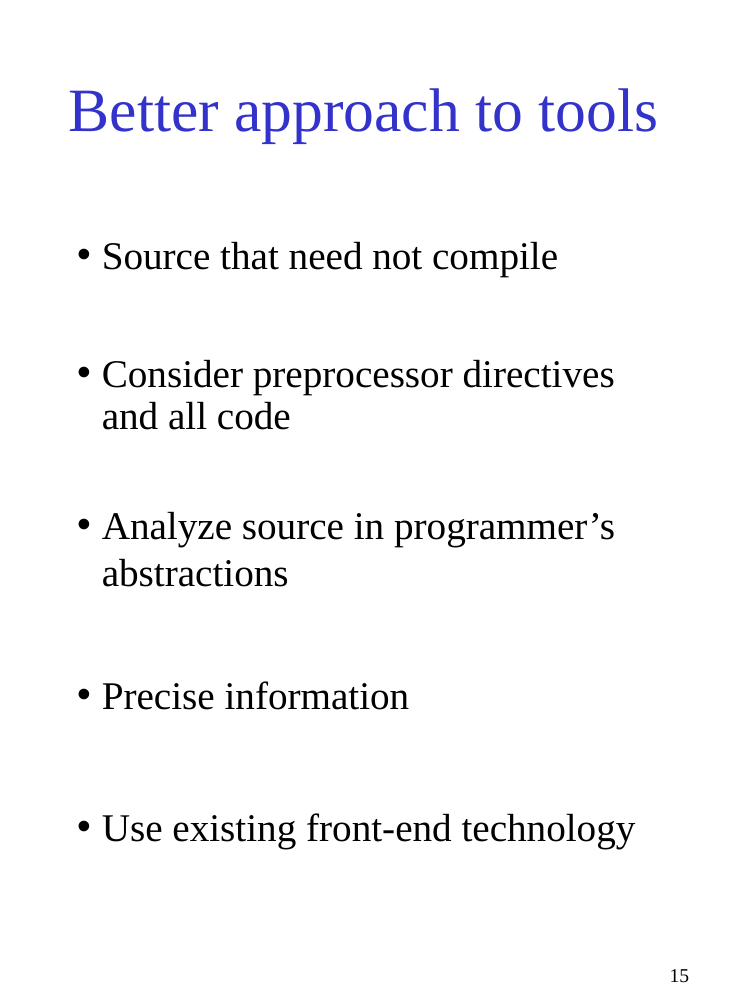
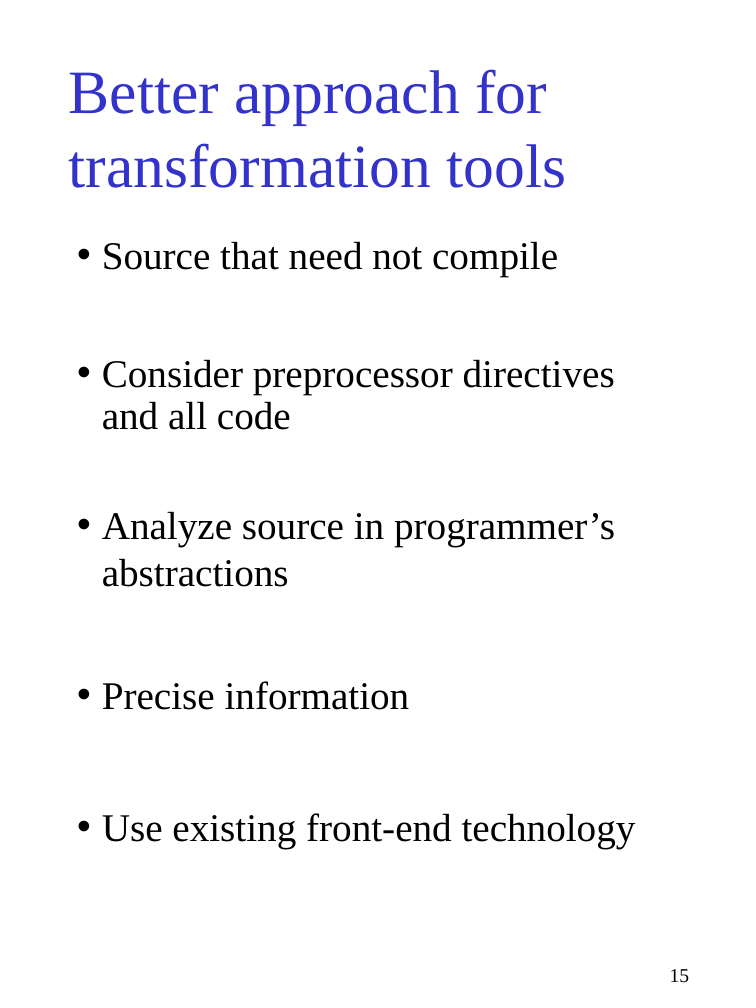
Before and after one commit to gjbadros/empirical_macros, a slide deck: slide 15 of cpp/paper/pcp3.ppt. Drawn at 756x1008 pixels with LibreOffice and Linux fonts; fonts in the diff are those of the drawing. Boxes give left, top, right and bottom in pixels: in the first picture for what was removed or moved away, otherwise in the second. Text is boxed around its words. In the diff, an @@ line names an element or a change of style, - is before the commit and + after.

```diff
--- a/cpp/paper/pcp3.ppt
+++ b/cpp/paper/pcp3.ppt
@@ title at (69, 69, 566, 188): text changed @@
-Better approach to tools
+Better approach for
+transformation tools
```
Also in this commit, not shown: 1 other file.
